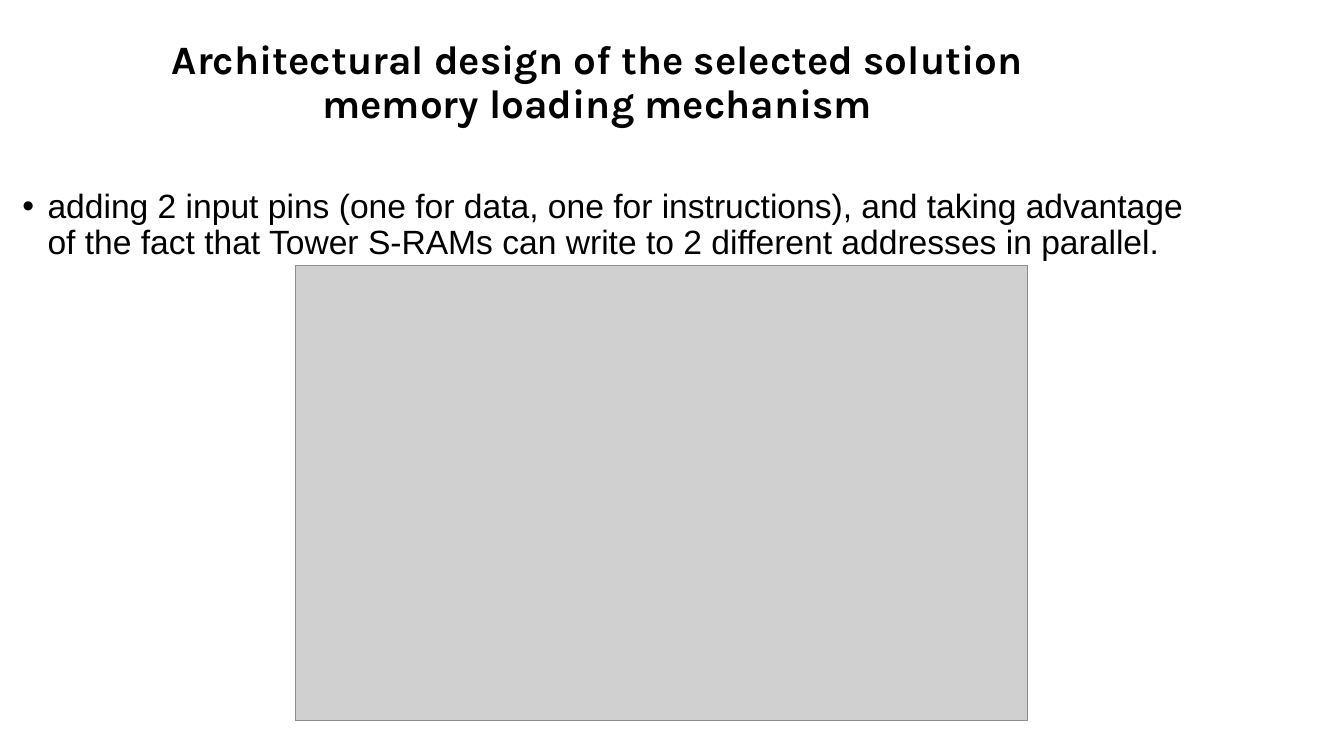
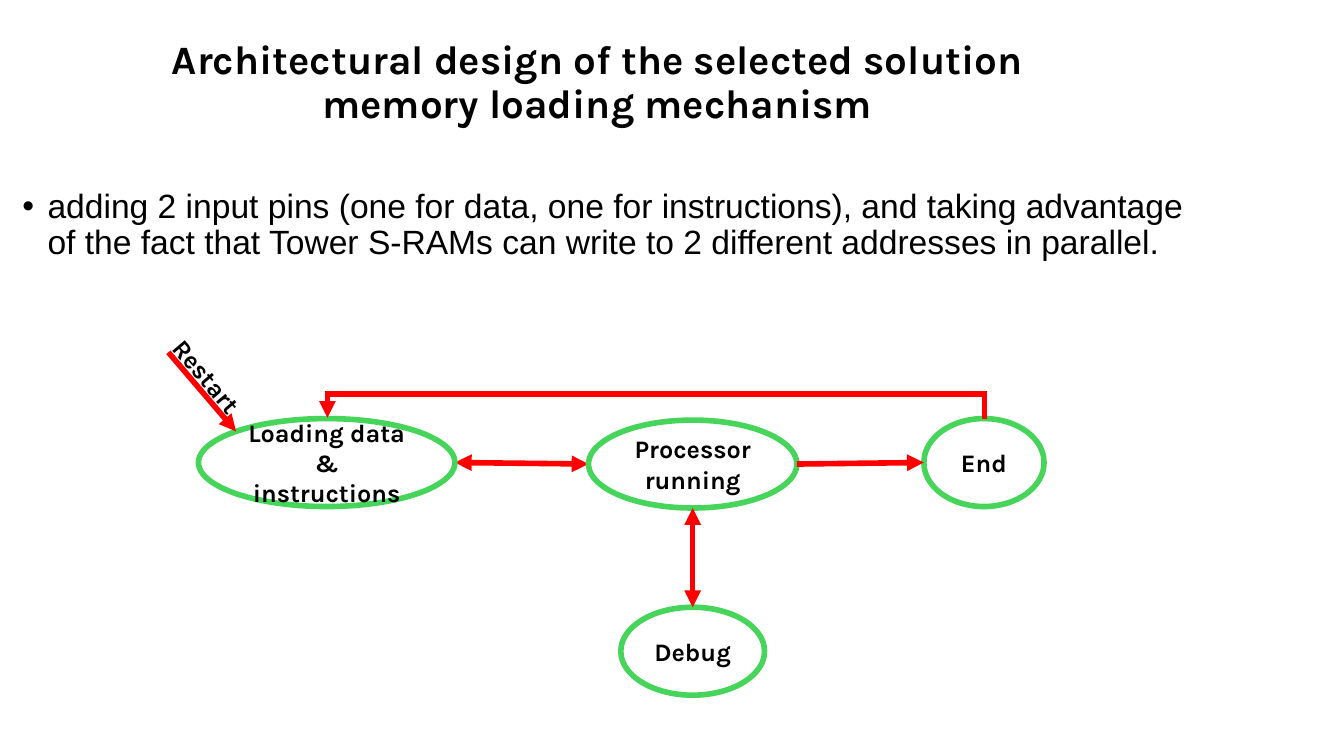
Before and after one commit to muhammad0bi/044169_project_B, a slide deck: slide 8 of Presintaions and Reports/Final presntaion VLSI.pptx. Drawn at 1344x756 pixels with LibreOffice and Linux fonts; fonts in the diff are those of the drawing; grey boxes stand for pictures. Boxes give left, top, right and bottom in pixels: in the first picture for what was removed or moved away, otherwise in the second. Text is boxed around its words. In the diff, an @@ line names an element or a change of style, - is before the commit and + after.

Commit message:
report data memory diagram image updated, final presentation updated

```diff
--- a/Presintaions and Reports/Final presntaion VLSI.pptx
+++ b/Presintaions and Reports/Final presntaion VLSI.pptx
@@ picture removed at bbox=[295, 265, 1027, 721] @@
@@ text added at bbox=[139, 301, 275, 451], 18 pt, text #000000, bold @@
+Restart
@@ arrow added from (168, 352) to (236, 432), #FF0000 4 pt @@
@@ ellipse added at bbox=[199, 418, 455, 506], fill #FFFFFF, outline #47D45A 4 pt, 18 pt, text #000000, bold @@
+Loading data & instructions
@@ elbow arrow added from (985, 419) to (328, 418), #FF0000 4 pt @@
@@ ellipse added at bbox=[925, 418, 1045, 506], fill #FFFFFF, outline #47D45A 4 pt, 18 pt, text #000000, bold @@
+End
@@ ellipse added at bbox=[589, 420, 798, 508], fill #FFFFFF, outline #47D45A 4 pt, 18 pt, text #000000, bold @@
+Processor
+running
@@ double arrow added from (455, 463) to (589, 464), #FF0000 4 pt @@
@@ arrow added from (798, 464) to (925, 463), #FF0000 4 pt @@
@@ double arrow added from (693, 508) to (693, 607), #FF0000 4 pt @@
@@ ellipse added at bbox=[621, 607, 765, 695], fill #FFFFFF, outline #47D45A 4 pt, 18 pt, text #000000, bold @@
+Debug
```
Also in this commit, not shown: 4 other slides changed, 5 slides added, 1 other file.
